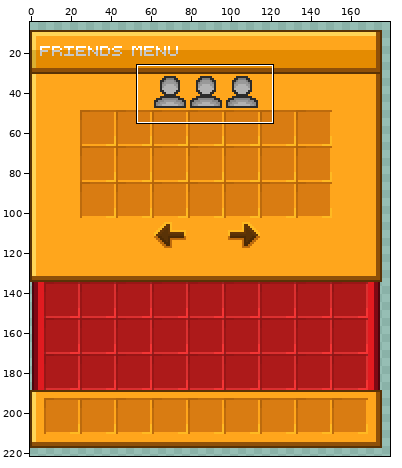
Sprite sheet -- main/assets/astro/textures/_font/gui/social_menu.png. The picture above shows the old version from afar; the outline marks the close-up.
Close-up. Before the commit:
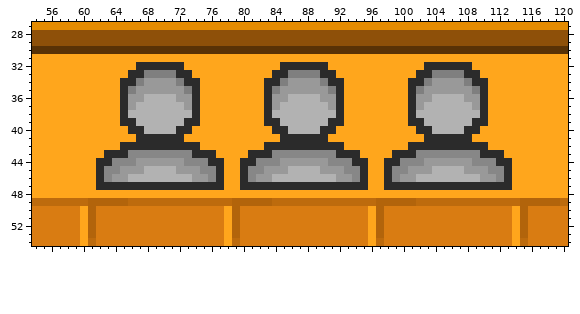
The file is 256x256 pixels. Colours within 5 levels of each other are drawn and written as one. Shown: x 54..120, y 27..54. The wide view leaves out empty margins.
New version:
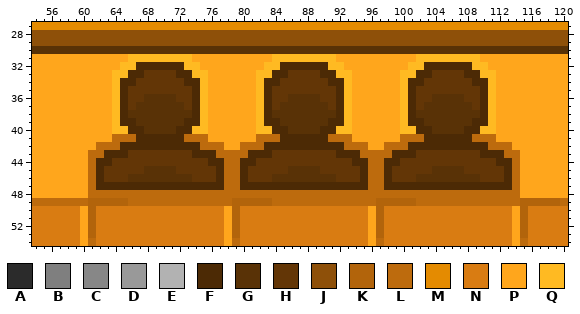
Palette (. is transparent): A #2b2b2b  B #7f7f7f  C #878787  D #999999  E #b2b2b2  F #4c2a05  G #593206  H #633606  J #8e5009  K #b2640b  L #bd6b0d  M #e48b01  N #d97c12  P #ffa61c  Q #ffba22
Difference:
@@ x 54..120 @@
 30 GGGGGGGGGGGGGGGGGGGGGGGGGGGGGGGGGGGGGGGGGGGGGGGGGGGGGGGGGGGGGGGGGGG
-31 PPPPPPPPPPPPPPPPPPPPPPPPPPPPPPPPPPPPPPPPPPPPPPPPPPPPPPPPPPPPPPPPPPP
-32 PPPPPPPPPPPPPAAAAAAPPPPPPPPPPPPAAAAAAPPPPPPPPPPPPAAAAAAPPPPPPPPPPPP
-33 PPPPPPPPPPPPAABBBBAAPPPPPPPPPPAABBBBAAPPPPPPPPPPAABBBBAAPPPPPPPPPPP
-34 PPPPPPPPPPPAABDDDDBAAPPPPPPPPAABDDDDBAAPPPPPPPPAABDDDDBAAPPPPPPPPPP
-35 PPPPPPPPPPPABDDDDDDBAPPPPPPPPABDDDDDDBAPPPPPPPPABDDDDDDBAPPPPPPPPPP
-36 PPPPPPPPPPPADDEEEEDDAPPPPPPPPADDEEEEDDAPPPPPPPPADDEEEEDDAPPPPPPPPPP
-37 PPPPPPPPPPPADEEEEEEDAPPPPPPPPADEEEEEEDAPPPPPPPPADEEEEEEDAPPPPPPPPPP
-38 PPPPPPPPPPPAEEEEEEEEAPPPPPPPPAEEEEEEEEAPPPPPPPPAEEEEEEEEAPPPPPPPPPP
-39 PPPPPPPPPPPAAEEEEEEAAPPPPPPPPAAEEEEEEAAPPPPPPPPAAEEEEEEAAPPPPPPPPPP
-40 PPPPPPPPPPPPAAEEEEAAPPPPPPPPPPAAEEEEAAPPPPPPPPPPAAEEEEAAPPPPPPPPPPP
-41 PPPPPPPPPPPPPAAAAAAPPPPPPPPPPPPAAAAAAPPPPPPPPPPPPAAAAAAPPPPPPPPPPPP
-42 PPPPPPPPPPPAAAAAAAAAAPPPPPPPPAAAAAAAAAAPPPPPPPPAAAAAAAAAAPPPPPPPPPP
-43 PPPPPPPPPAAACCCCCCCCAAAPPPPAAACCCCCCCCAAAPPPPAAACCCCCCCCAAAPPPPPPPP
-44 PPPPPPPPAACCCDDDDDDCCCAAPPAACCCDDDDDDCCCAAPPAACCCDDDDDDCCCAAPPPPPPP
-45 PPPPPPPPACCDDDEEEEDDDCCAPPACCDDDEEEEDDDCCAPPACCDDDEEEEDDDCCAPPPPPPP
-46 PPPPPPPPACDDEEEEEEEEDDCAPPACDDEEEEEEEEDDCAPPACDDEEEEEEEEDDCAPPPPPPP
-47 PPPPPPPPAAAAAAAAAAAAAAAAPPAAAAAAAAAAAAAAAAPPAAAAAAAAAAAAAAAAPPPPPPP
-48 PPPPPPPPPPPPPPPPPPPPPPPPPPPPPPPPPPPPPPPPPPPPPPPPPPPPPPPPPPPPPPPPPPP
+31 PPPPPPPPPPPPQQQQQQQQPPPPPPPPPPQQQQQQQQPPPPPPPPPPQQQQQQQQPPPPPPPPPPP
+32 PPPPPPPPPPPQQFFFFFFQQPPPPPPPPQQFFFFFFQQPPPPPPPPQQFFFFFFQQPPPPPPPPPP
+33 PPPPPPPPPPQQFFHHHHFFQQPPPPPPQQFFHHHHFFQQPPPPPPQQFFHHHHFFQQPPPPPPPPP
+34 PPPPPPPPPPQFFHHHHHHFFQPPPPPPQFFHHHHHHFFQPPPPPPQFFHHHHHHFFQPPPPPPPPP
+35 PPPPPPPPPPQFHHHHHHHHFQPPPPPPQFHHHHHHHHFQPPPPPPQFHHHHHHHHFQPPPPPPPPP
+36 PPPPPPPPPPQFHHGGGGHHFQPPPPPPQFHHGGGGHHFQPPPPPPQFHHGGGGHHFQPPPPPPPPP
+37 PPPPPPPPPPQFHGGGGGGHFQPPPPPPQFHGGGGGGHFQPPPPPPQFHGGGGGGHFQPPPPPPPPP
+38 PPPPPPPPPPQFGGGGGGGGFQPPPPPPQFGGGGGGGGFQPPPPPPQFGGGGGGGGFQPPPPPPPPP
+39 PPPPPPPPPPQFFGGGGGGFFQPPPPPPQFFGGGGGGFFQPPPPPPQFFGGGGGGFFQPPPPPPPPP
+40 PPPPPPPPPPQQFFGGGGFFQQPPPPPPQQFFGGGGFFQQPPPPPPQQFFGGGGFFQQPPPPPPPPP
+41 PPPPPPPPPPLLLFFFFFFLLLPPPPPPLLLFFFFFFLLLPPPPPPLLLFFFFFFLLLPPPPPPPPP
+42 PPPPPPPPLLLFFFFFFFFFFLLLPPLLLFFFFFFFFFFLLLPPLLLFFFFFFFFFFLLLPPPPPPP
+43 PPPPPPPLLFFFHHHHHHHHFFFLLLLFFFHHHHHHHHFFFLLLLFFFHHHHHHHHFFFLLPPPPPP
+44 PPPPPPPLFFHHHHHHHHHHHHFFLLFFHHHHHHHHHHHHFFLLFFHHHHHHHHHHHHFFLPPPPPP
+45 PPPPPPPLFHHHHHGGGGHHHHHFLLFHHHHHGGGGHHHHHFLLFHHHHHGGGGHHHHHFLPPPPPP
+46 PPPPPPPLFHHHGGGGGGGGHHHFLLFHHHGGGGGGGGHHHFLLFHHHGGGGGGGGHHHFLPPPPPP
+47 PPPPPPPLFFFFFFFFFFFFFFFFLLFFFFFFFFFFFFFFFFLLFFFFFFFFFFFFFFFFLPPPPPP
+48 PPPPPPPLLLLLLLLLLLLLLLLLLLLLLLLLLLLLLLLLLLLLLLLLLLLLLLLLLLLLLPPPPPP
 49 LLLLLLLKKKKKLLLLLLLLLLLLLKKKKKLLLLLLLLLLLLLKKKKKLLLLLLLLLLLLLKKKKKL
Boxes around the changes in both close-ups, in picture pixels (x1, y1, x2, y2):
changed: (88, 54, 520, 198)
